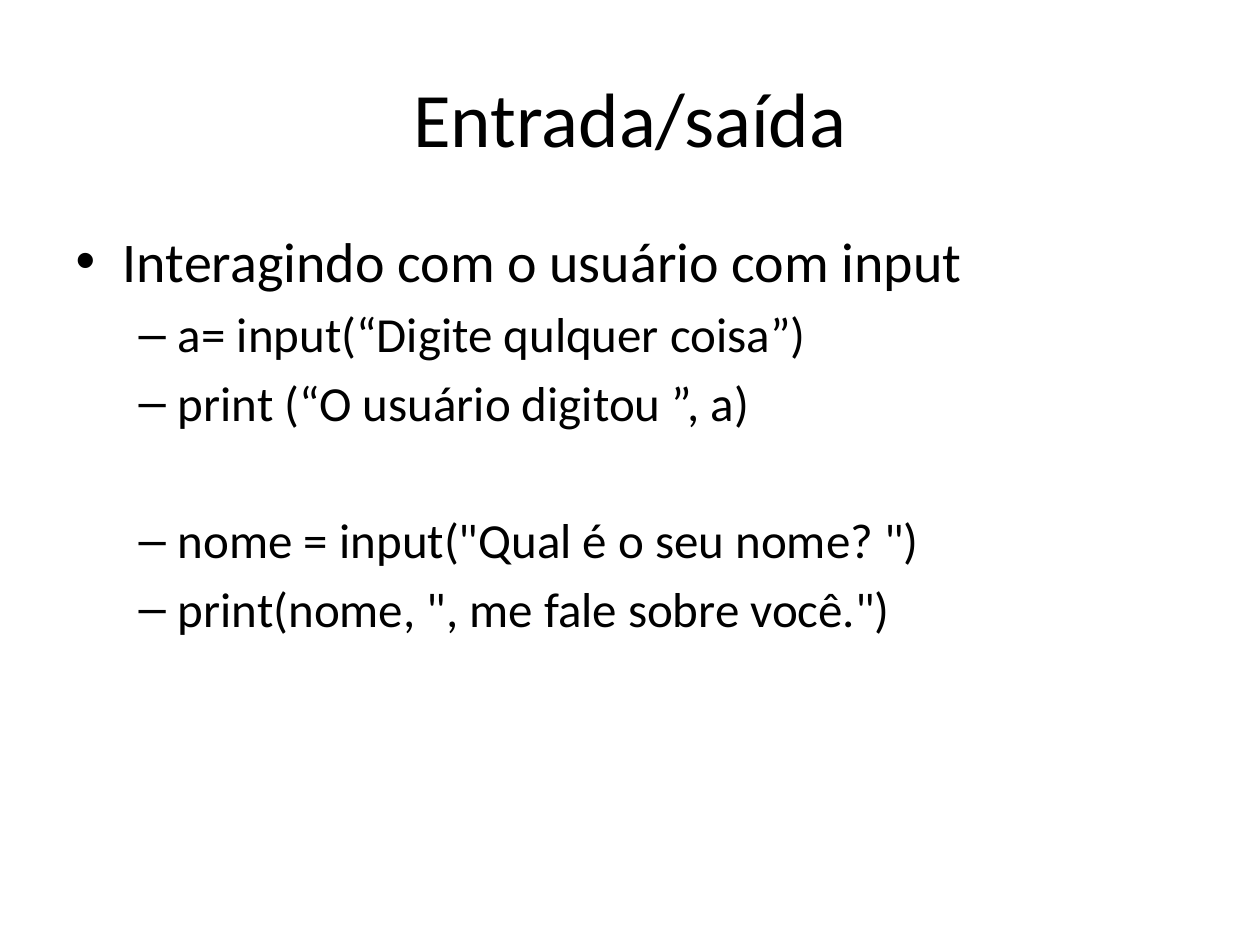
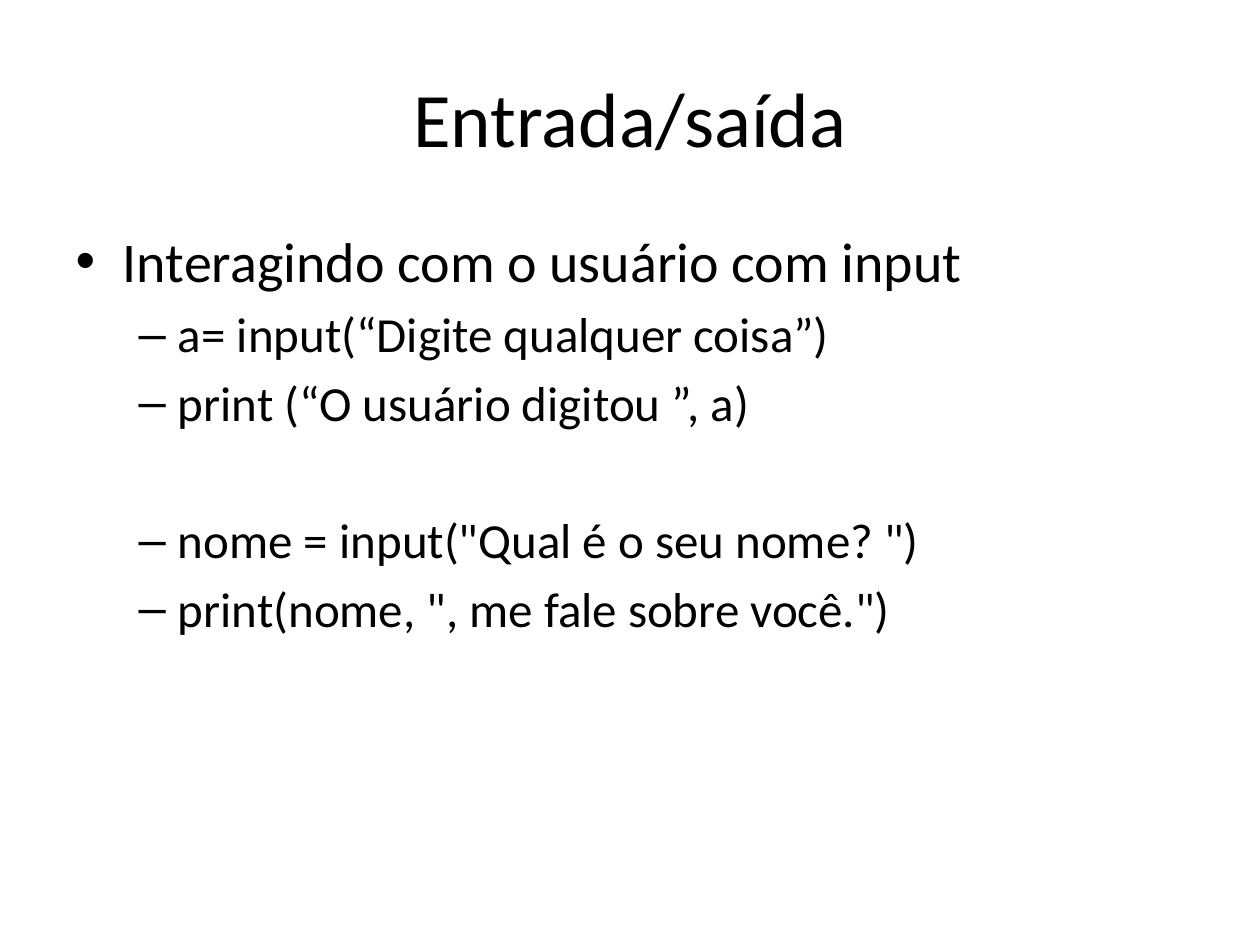
Before and after one commit to niviaquental/niviaquental.github.io, a slide deck: slide 10 of AutomacaoComScripts/Aula03-PythonIntro/03-PythonIntro.pptx. Drawn at 1260x945 pixels with LibreOffice and Linux fonts; fonts in the diff are those of the drawing; background and template pictures are left out. Boxes give left, top, right and bottom in pixels: in the first picture for what was removed or moved away, otherwise in the second. Text is boxed around its words. In the diff, an @@ line names an element or a change of style, - is before the commit and + after.

```diff
--- a/AutomacaoComScripts/Aula03-PythonIntro/03-PythonIntro.pptx
+++ b/AutomacaoComScripts/Aula03-PythonIntro/03-PythonIntro.pptx
@@ text at [178,316,829,361]: text changed @@
-  – a= input(“Digite qulquer coisa”)
+  – a= input(“Digite qualquer coisa”)
```
Also in this commit, not shown: 5 other slides changed, 1 other file.
